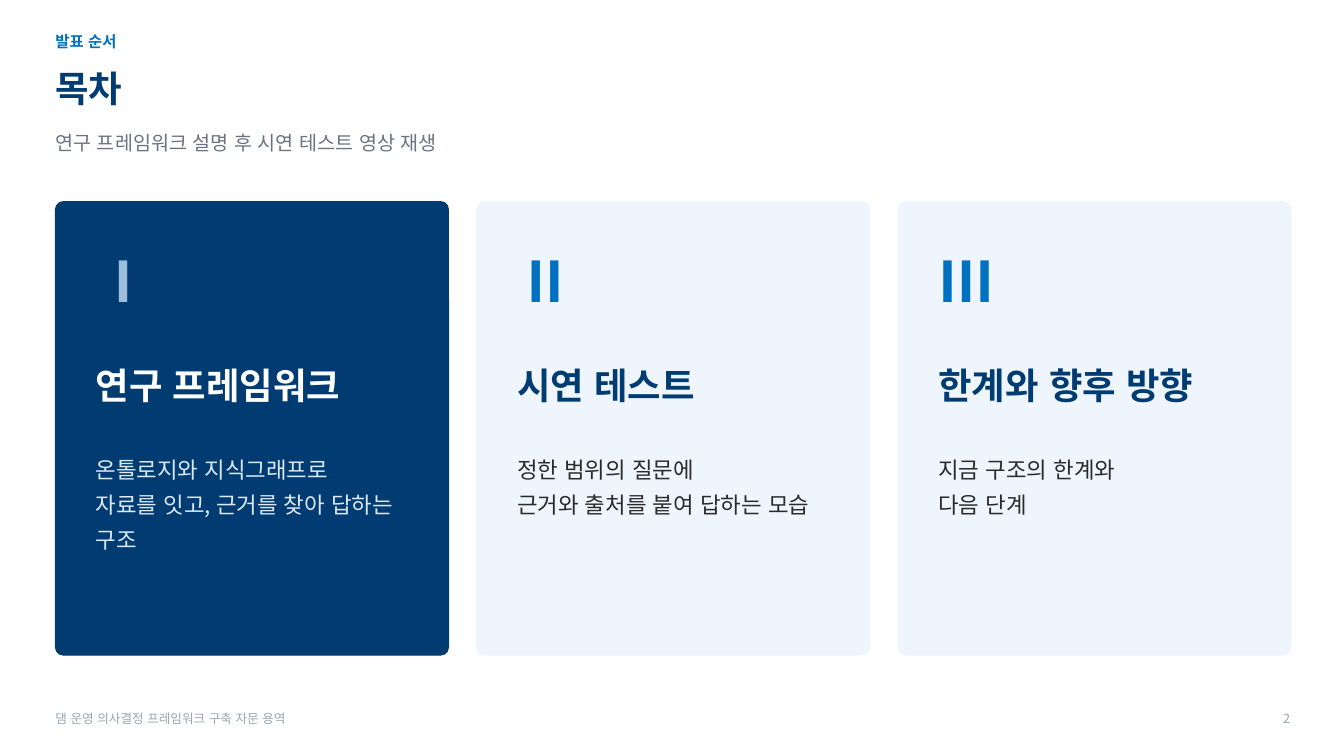
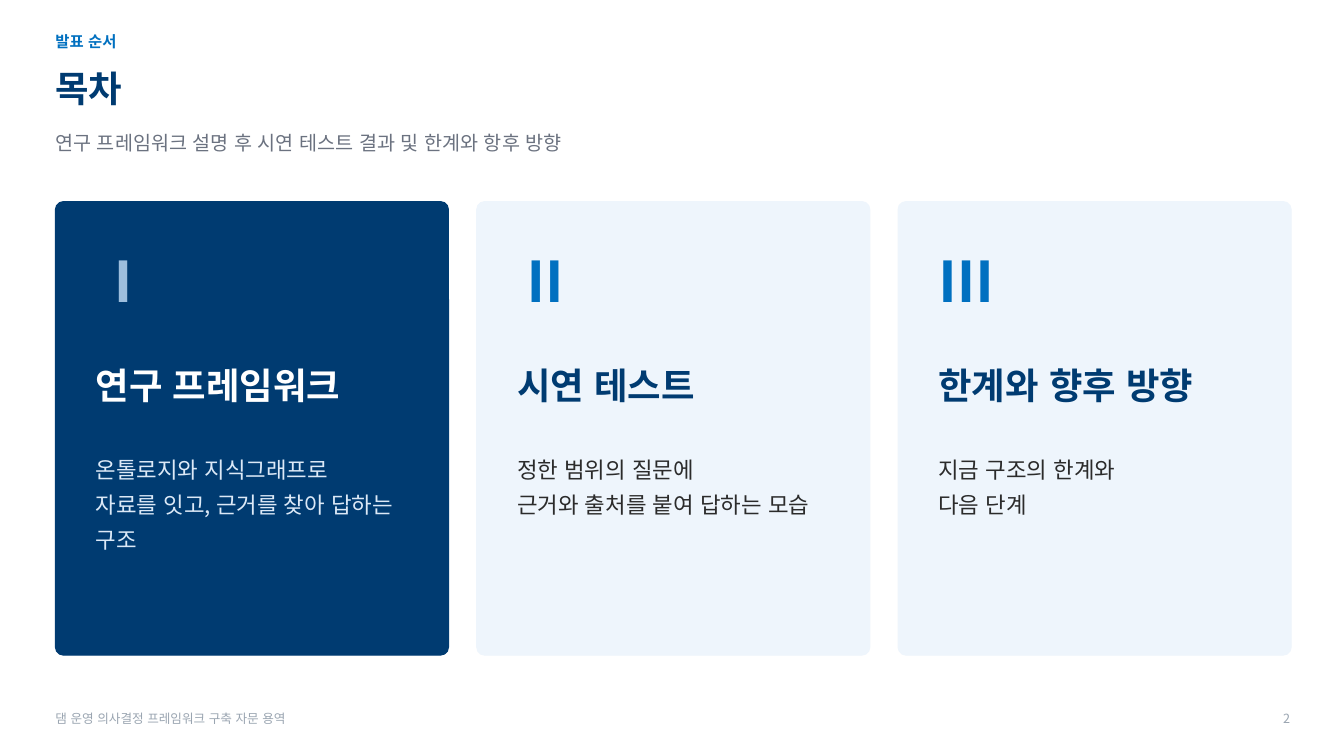
Before and after one commit to mkm1119/KGRAG-LLM, a slide deck: slide 2 of project_khnp/2026.11.26_한강수력본부_발표자료_초안.pptx. Drawn at 1344x756 pixels with LibreOffice and Linux fonts; fonts in the diff are those of the drawing; background and template pictures are left out. Boxes give left, top, right and bottom in pixels: in the first picture for what was removed or moved away, otherwise in the second. Text is boxed around its words. In the diff, an @@ line names an element or a change of style, - is before the commit and + after.

```diff
--- a/project_khnp/2026.11.26_한강수력본부_발표자료_초안.pptx
+++ b/project_khnp/2026.11.26_한강수력본부_발표자료_초안.pptx
@@ text at [55,133,562,152]: text changed @@
-연구 프레임워크 설명 후 시연 테스트 영상 재생
+연구 프레임워크 설명 후 시연 테스트 결과 및 한계와 항후 방향
```
Also in this commit, not shown: 4 other slides changed.
